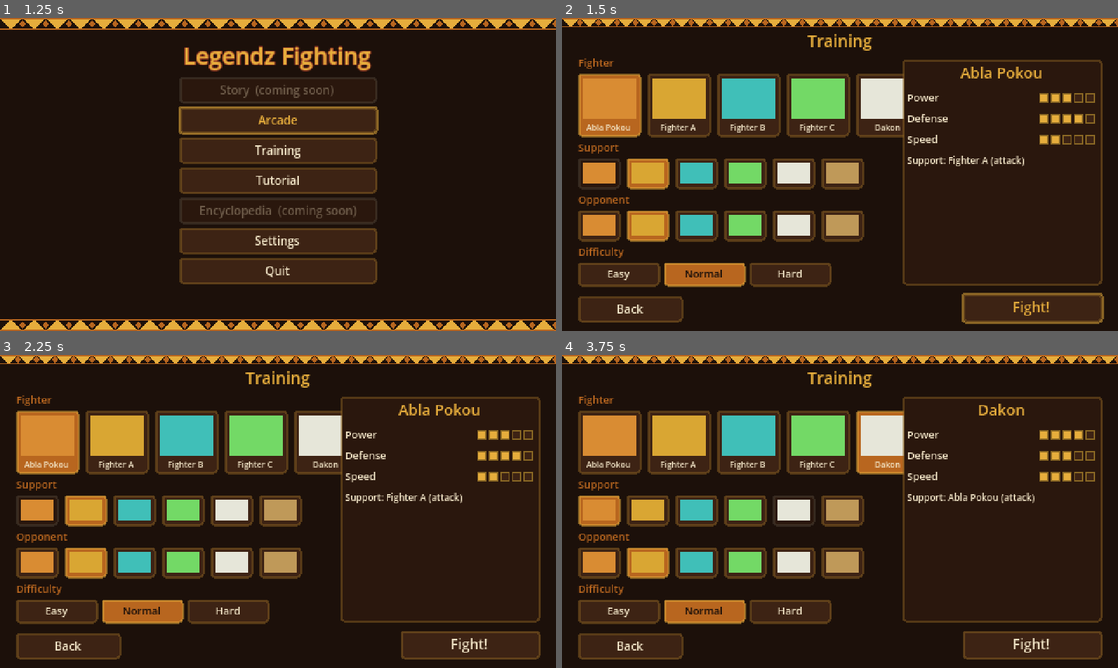
Above: before the commit, frames 1-4 (two rows, left to right).
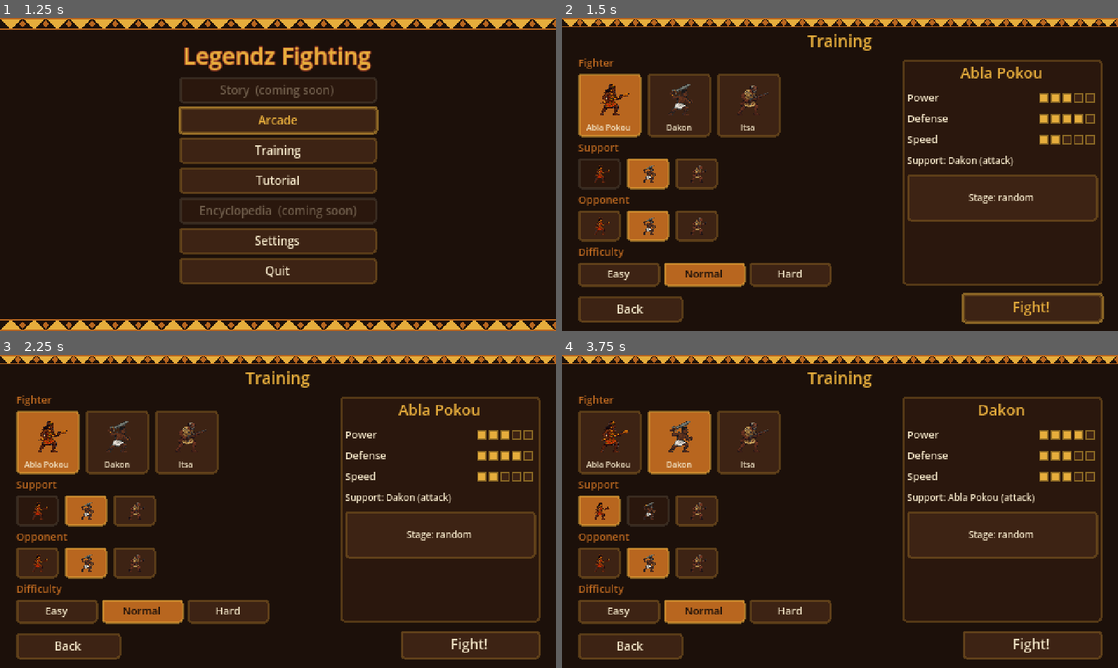
Above: after the commit, the same moments.

Repository: NabOuat/Fighter
Game: Godot game, scene res://scenes/menus/title_screen.tscn
The game is run twice, just before and just after one commit, with the same random seed, the same clock (stepped at 60 frames per second) and the same inputs.
Inputs (mouse positions are in pixels of both pictures, inside the frame that each line leads up to):
- Up to frame 1 (1.25 s): tap Enter at 0.5 s; move the mouse to (400, 158) at 0.52 s; hold D (move_right) from 0.53 s (still down); tap I (assist) at 0.6 s; click (400, 158) at 0.67 s; tap W (jump) at 0.77 s
- Up to frame 2 (1.5 s): release D (move_right) at 1.25 s; click "Training" at 1.25 s
- Up to frame 3 (2.25 s): click "Abla Pokou" at 2 s
- Up to frame 4 (3.75 s): click (678, 442) at 2.75 s, where only the run before the commit has a clickable "Fighter A"; click "Dakon" at 3.5 s

Frame 1 is identical in both runs. In frame 2, 16% of the frame differs, in the area x 3-97%, y 17-72%; in frame 3, 16%; in frame 4, 17%.

Commit message:
Sélection : personnages dessinés seulement, portraits, choix du décor
- GameState.playable_roster() : les combattants de test restent pour les
  tests mais disparaissent des menus et de l'Arcade.
- Cartes de sélection avec la première image d'attente du personnage.
- Entraînement : bouton « Décor » (au hasard ou un des décors présents).
- Tutoriel : Pokou contre Dakon dans le village.
- Cases du chapitre 1 et du griot ajoutées (assets/story/pokou).

Co-Authored-By: Claude Opus 5.5 <noreply@anthropic.com>

Diff:
--- a/autoload/game_state.gd
+++ b/autoload/game_state.gd
@@ -98,6 +98,13 @@
 	get_tree().change_scene_to_file.call_deferred(scene_path)
 
 
+## Les combattants de test (rectangles) : gardés pour les tests, cachés dans les menus.
+const TEST_FIGHTERS := [&"test_a", &"test_b", &"test_c"]
+## Les décors du jeu, dans l'ordre de l'écran de sélection.
+const STAGES := ["village_aube", "kumasi_jour", "kumasi_nuit", "savane_itsa", "comoe_crue"]
+## Choix « décor au hasard » de l'entraînement.
+const RANDOM_STAGE := "random"
+
 ## Décor de chaque personnage quand on l'affronte en Arcade (son « terrain »).
 const HOME_STAGES := {
 	&"abla_pokou": "comoe_crue", &"dakon": "kumasi_nuit", &"itsa": "savane_itsa",
@@ -107,6 +114,18 @@
 
 ## Décor imposé (chapitre du mode Histoire, outils de capture). Vide = choix automatique.
 var forced_stage := ""
+## Décor choisi pour l'entraînement ("" = village, RANDOM_STAGE = au hasard).
+var training_stage := ""
+
+
+## Les personnages proposés dans les menus (sans les combattants de test).
+func playable_roster() -> Array[FighterData]:
+	return roster.filter(func(f): return f.id not in TEST_FIGHTERS)
+
+
+## Les décors réellement présents dans le jeu.
+func available_stages() -> Array:
+	return STAGES.filter(Stage.exists)
 
 
 ## Le décor du prochain combat ("" = fond uni du prototype, pour l'arène lancée seule).
@@ -114,14 +133,19 @@
 	if forced_stage != "":
 		return forced_stage
 	match mode:
-		Mode.TRAINING, Mode.TUTORIAL:
+		Mode.TRAINING:
+			if training_stage == RANDOM_STAGE and not available_stages().is_empty():
+				var all := available_stages()
+				return all[randi() % all.size()]
+			return training_stage if Stage.exists(training_stage) else TRAINING_STAGE
+		Mode.TUTORIAL:
 			return TRAINING_STAGE
 		Mode.ARCADE:
 			var home: String = HOME_STAGES.get(opponent.id, "")
 			if home != "" and Stage.exists(home):
 				return home
 			# Les autres : un décor existant, différent à chaque combat de la série.
-			var all := ["kumasi_jour", "kumasi_nuit", "savane_itsa", "comoe_crue", "village_aube"].filter(Stage.exists)
+			var all := available_stages()
 			return all[arcade_index % all.size()] if not all.is_empty() else ""
 	return ""
 
@@ -141,7 +165,7 @@
 	var pool: Array[FighterData] = []
 	while arcade_opponents.size() < ARCADE_LENGTH:
 		if pool.is_empty():
-			pool = roster.duplicate()
+			pool = playable_roster()
 			_shuffle(pool, rng)
 		var opponent: FighterData = pool.pop_back()
 		arcade_opponents.append({"fighter": opponent, "support": _pick_support(opponent, rng)})
@@ -164,7 +188,7 @@
 
 ## Un soutien différent du combattant lui-même.
 func _pick_support(fighter: FighterData, rng: RandomNumberGenerator) -> FighterData:
-	var others := roster.filter(func(f): return f != fighter)
+	var others := playable_roster().filter(func(f): return f != fighter)
 	if others.is_empty():
 		return fighter
 	return others[rng.randi_range(0, others.size() - 1)]
--- a/localization/translations.csv
+++ b/localization/translations.csv
@@ -182,3 +182,11 @@
 FIGHTER_ITSA_NAME,Itsa,Itsa
 FIGHTER_ITSA_ORIGIN,Royaume ashanti,Ashanti kingdom
 FIGHTER_ITSA_BIO,Vieux chef de guerre que certains conteurs nomment Itsa. La tradition en fait l'adversaire de Dakon dans la guerre de succession.,Old war chief whom some storytellers call Itsa. Tradition makes him Dakon's opponent in the succession war.
+SELECT_STAGE,Décor : %s,Stage: %s
+STAGE_RANDOM,au hasard,random
+STAGE_VILLAGE_AUBE,village à l'aube,village at dawn
+STAGE_KUMASI_JOUR,"Kumasi, le jour",Kumasi by day
+STAGE_KUMASI_NUIT,cour royale de Kumasi,Kumasi royal courtyard
+STAGE_SAVANE_ITSA,savane d'Itsa,Itsa's savanna
+STAGE_COMOE_CRUE,la Comoé en crue,the Comoé in flood
+STAGE_FORET_DEPART,forêt du départ,forest of departure
--- a/scenes/fight/fight.gd
+++ b/scenes/fight/fight.gd
@@ -138,8 +138,8 @@
 			dummy.data = entry.fighter
 			dummy.support = entry.support
 		GameState.Mode.TUTORIAL:
-			player.data = GameState.roster[0]
-			dummy.data = GameState.roster[1]
+			player.data = GameState.playable_roster()[0]
+			dummy.data = GameState.playable_roster()[1]
 		GameState.Mode.TRAINING:
 			player.data = GameState.player_fighter
 			player.support = GameState.player_support
--- a/scenes/fight/tutorial.gd
+++ b/scenes/fight/tutorial.gd
@@ -57,7 +57,8 @@
 	end_panel.visible = false
 	skip_button.pressed.connect(next_lesson)
 	training_button.pressed.connect(func():
-		GameState.start_training(GameState.roster[0], GameState.roster[1], GameState.roster[1], GameState.difficulty)
+		var heroes := GameState.playable_roster()
+		GameState.start_training(heroes[0], heroes[1], heroes[1], GameState.difficulty)
 		GameState.go_to(GameState.FIGHT))
 	menu_button.pressed.connect(GameState.go_to.bind(GameState.MAIN_MENU))
 
--- a/scenes/menus/fighter_select.gd
+++ b/scenes/menus/fighter_select.gd
@@ -1,7 +1,8 @@
 extends MenuScreen
 ## L'écran de sélection, avant un combat d'Arcade ou d'Entraînement :
 ## choisir son combattant, son soutien, la difficulté (et l'adversaire en
-## entraînement). Les cartes sont créées à partir du roster de GameState.
+## entraînement, avec le décor). Les cartes sont créées à partir des personnages
+## jouables de GameState (les combattants de test ne sont pas proposés).
 
 const CARD_SIZE := Vector2(54, 54)
 const SMALL_CARD_SIZE := Vector2(36, 26)
@@ -19,6 +20,10 @@
 var _fighter_cards := {}
 var _support_cards := {}
 var _opponent_cards := {}
+## Décors proposés en entraînement : « au hasard » puis chaque décor présent.
+var _stage_choices: Array = []
+var _stage_index := 0
+var stage_button: Button
 
 @onready var title_label: Label = %TitleLabel
 @onready var fighter_cards: HBoxContainer = %FighterCards
@@ -43,7 +48,7 @@
 	var fighter_group := ButtonGroup.new()
 	var support_group := ButtonGroup.new()
 	var opponent_group := ButtonGroup.new()
-	for data in GameState.roster:
+	for data in GameState.playable_roster():
 		_fighter_cards[data] = _add_card(fighter_cards, data, CARD_SIZE, fighter_group, select_fighter)
 		_support_cards[data] = _add_card(support_cards, data, SMALL_CARD_SIZE, support_group, select_support)
 		_opponent_cards[data] = _add_card(opponent_cards, data, SMALL_CARD_SIZE, opponent_group, select_opponent)
@@ -54,13 +59,16 @@
 		difficulty_buttons[i].pressed.connect(select_difficulty.bind(i))
 	back_button.pressed.connect(go_back)
 	fight_button.pressed.connect(start)
+	if training:
+		_add_stage_button()
 
 	# Choix de départ : le dernier combattant joué, sinon le premier.
-	var first: FighterData = GameState.player_fighter if GameState.player_fighter in GameState.roster else GameState.roster[0]
+	var heroes := GameState.playable_roster()
+	var first: FighterData = GameState.player_fighter if GameState.player_fighter in heroes else heroes[0]
 	select_fighter(first)
-	if GameState.player_support in GameState.roster and GameState.player_support != first:
+	if GameState.player_support in heroes and GameState.player_support != first:
 		select_support(GameState.player_support)
-	select_opponent(GameState.roster[(GameState.roster.find(first) + 1) % GameState.roster.size()])
+	select_opponent(heroes[(heroes.find(first) + 1) % heroes.size()])
 	select_difficulty(difficulty)
 	focus_first(fight_button)
 
@@ -73,9 +81,14 @@
 	card.pressed.connect(on_pressed.bind(data))
 	# Le portrait : l'image si elle existe, sinon la couleur du combattant.
 	var portrait: Control
-	if data.portrait:
+	var picture: Texture2D = data.portrait
+	# Pas de portrait : la première image d'attente du personnage dessiné.
+	if picture == null and data.sprite_frames and data.sprite_frames.has_animation(&"idle"):
+		picture = data.sprite_frames.get_frame_texture(&"idle", 0)
+	if picture:
 		portrait = TextureRect.new()
-		portrait.texture = data.portrait
+		portrait.texture = picture
+		portrait.texture_filter = CanvasItem.TEXTURE_FILTER_NEAREST
 		portrait.expand_mode = TextureRect.EXPAND_IGNORE_SIZE
 		portrait.stretch_mode = TextureRect.STRETCH_KEEP_ASPECT_CENTERED
 	else:
@@ -116,7 +129,7 @@
 	for other in _support_cards:
 		_support_cards[other].disabled = other == data
 	if support == null or support == data:
-		for other in GameState.roster:
+		for other in GameState.playable_roster():
 			if other != data:
 				select_support(other)
 				break
@@ -144,11 +157,42 @@
 ## Lance le combat avec les choix faits.
 func start() -> void:
 	if GameState.mode == GameState.Mode.TRAINING:
+		GameState.training_stage = selected_stage()
 		GameState.start_training(fighter, support, opponent, difficulty)
 	else:
 		GameState.start_arcade(fighter, support, difficulty)
 	GameState.go_to(GameState.FIGHT)
 
 
+## Bouton « Décor » (entraînement) : une vignette du décor ; chaque appui passe au suivant.
+func _add_stage_button() -> void:
+	_stage_choices = [GameState.RANDOM_STAGE] + GameState.available_stages()
+	_stage_index = maxi(0, _stage_choices.find(GameState.training_stage))
+	stage_button = Button.new()
+	stage_button.custom_minimum_size = Vector2(150, 40)
+	stage_button.add_theme_font_size_override("font_size", 8)
+	stage_button.expand_icon = true
+	stage_button.icon_alignment = HORIZONTAL_ALIGNMENT_LEFT
+	stage_button.pressed.connect(next_stage)
+	$Info/Box.add_child(stage_button)
+	_refresh_stage()
+
+
+func next_stage() -> void:
+	_stage_index = (_stage_index + 1) % _stage_choices.size()
+	_refresh_stage()
+
+
+func selected_stage() -> String:
+	return _stage_choices[_stage_index] if not _stage_choices.is_empty() else ""
+
+
+func _refresh_stage() -> void:
+	var id: String = selected_stage()
+	var name_key := "STAGE_RANDOM" if id == GameState.RANDOM_STAGE else "STAGE_" + id.to_upper()
+	stage_button.text = tr("SELECT_STAGE") % tr(name_key)
+	stage_button.icon = load(Stage.texture_path(id, "back")) if Stage.exists(id) else null
+
+
 func go_back() -> void:
 	GameState.go_to(GameState.MAIN_MENU)
--- a/tests/test_menus.gd
+++ b/tests/test_menus.gd
@@ -18,7 +18,8 @@
 	gs.dry_run = true
 	gs.settings_path = TEST_SETTINGS
 	DirAccess.remove_absolute(ProjectSettings.globalize_path(TEST_SETTINGS))
-	var roster: Array[FighterData] = gs.roster
+	# Les menus ne proposent que les personnages jouables (pas les combattants de test).
+	var roster: Array[FighterData] = gs.playable_roster()
 
 	section("Réglages enregistrés")
 	gs.set_sfx_volume(0.5)
@@ -139,7 +140,9 @@
 	var all_present := true
 	for fighter_data in roster:
 		all_present = all_present and gs.arcade_opponents.any(func(e): return e.fighter == fighter_data)
-	check("l'Arcade fait affronter tout le roster", all_present)
+	check("l'Arcade fait affronter tous les personnages jouables", all_present)
+	var no_test: bool = gs.arcade_opponents.all(func(e): return e.fighter.id not in gs.TEST_FIGHTERS)
+	check("pas de combattant de test en Arcade", no_test)
 	select.queue_free()
 
 	gs.mode = gs.Mode.TRAINING
@@ -147,7 +150,11 @@
 	root.add_child(select)
 	await process_frame
 	select.select_opponent(roster[2])
+	check("en Entraînement, on choisit le décor", select.stage_button != null and select.stage_button.visible)
+	select.next_stage()
+	var chosen: String = select.selected_stage()
 	select.start()
+	check("le décor choisi est gardé", gs.training_stage == chosen and chosen != "")
 	check("en Entraînement, on choisit l'adversaire", select.opponent_cards.visible and gs.opponent_fighter == roster[2] and gs.mode == gs.Mode.TRAINING)
 	select.queue_free()
 
Binary file changed: localization/translations.en.translation
Binary file changed: localization/translations.fr.translation
